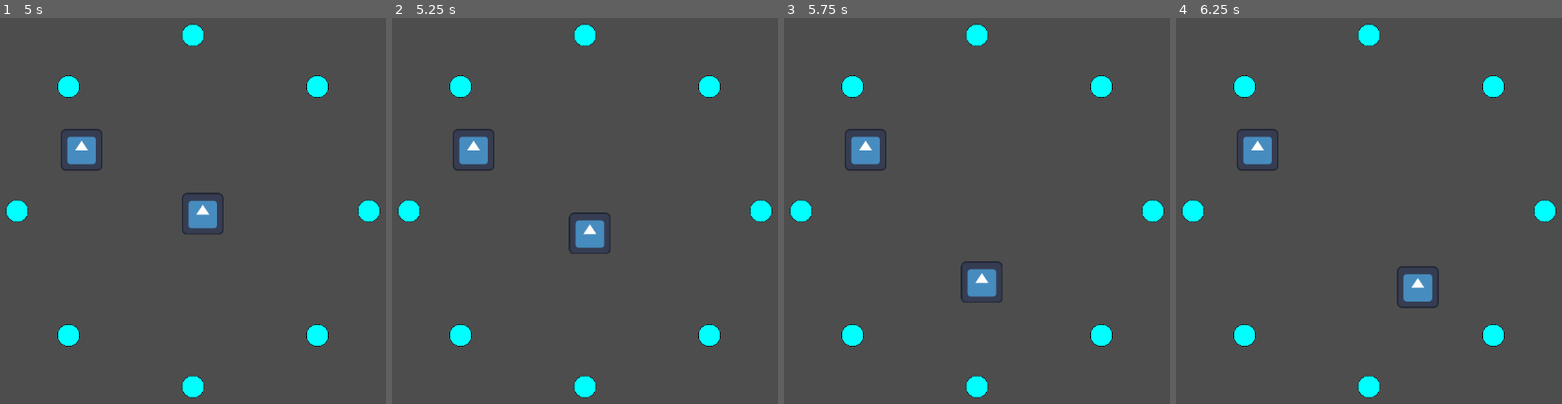
Above: before the commit, frames 1-4 (left to right).
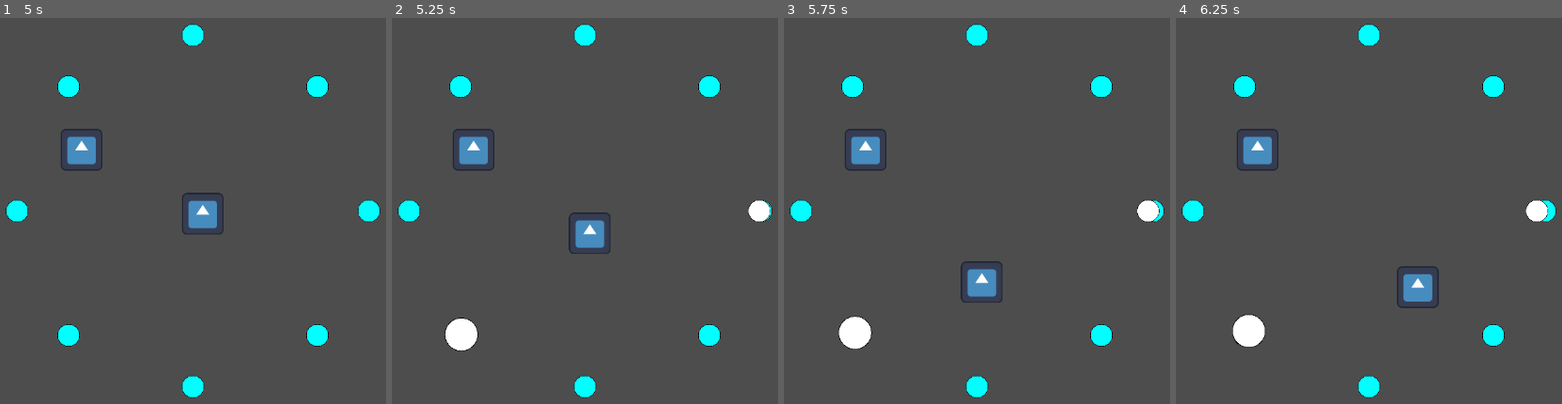
Above: after the commit, the same moments.

Repository: DarkerQueenSara/wave-defense
Game: Godot game, scene res://scenes/main_scene.tscn
Two runs of this game, one before a commit and one after it. Both use one fixed random seed, a clock stepped at 60 frames per second and the inputs below. The engine's default icon, where the game draws it, is replaced by a stand-in: a white triangle on a blue panel in a dark square.
Inputs:
- Up to frame 1 (5 s): tap Enter at 0.5 s; hold Right (right) 0.53-1.28 s; tap Space (build) every 0.75 s from 0.6 to 4.35 s; hold Down (down) 1.28-2.03 s; hold Right (right) 2.03-2.78 s; hold Up (up) 2.78-3.53 s; hold A (left) from 3.53 s (still down)
- Up to frame 2 (5.25 s): release A (left) at 5.03 s; hold Down (down) from 5.03 s (still down); tap Space (build) at 5.1 s
- Up to frame 3 (5.75 s): keep holding Down (down)
- Up to frame 4 (6.25 s): release Down (down) at 5.78 s; hold Right (right) from 5.78 s (still down); tap Space (build) at 5.85 s

Frame 1 is identical in both runs. In frame 2, 0.9% of the frame differs, in the area x 13-99%, y 47-87%; in frame 3, 0.9%; in frame 4, 0.9%.

Commit message:
Merge branch 'master' of https://github.com/DarkerQueenSara/wave-defense

Diff:
--- a/scenes/main_scene.tscn
+++ b/scenes/main_scene.tscn
@@ -1,10 +1,13 @@
-[gd_scene load_steps=6 format=3 uid="uid://cnv7cm5518vrg"]
+[gd_scene load_steps=9 format=3 uid="uid://cnv7cm5518vrg"]
 
 [ext_resource type="Script" path="res://scripts/spawn_point_holder.gd" id="1_a83y2"]
 [ext_resource type="Texture2D" uid="uid://ij0awmc3l22c" path="res://sprites/800px-Circle_-_black_simple.svg.png" id="1_wl7kx"]
-[ext_resource type="PackedScene" uid="uid://jwab5ak57jqk" path="res://scenes/dummy_enemy.tscn" id="2_smxux"]
-[ext_resource type="PackedScene" uid="uid://brdjr7mn07rd" path="res://scenes/player.tscn" id="4_uuxnm"]
-[ext_resource type="PackedScene" uid="uid://0mov2oufl77v" path="res://scenes/resource.tscn" id="5_vbinm"]
+[ext_resource type="PackedScene" uid="uid://bcdknyqdtg00g" path="res://scenes/normal_enemy.tscn" id="2_ypghi"]
+[ext_resource type="PackedScene" uid="uid://qp5t131wopr4" path="res://scenes/fast_enemy.tscn" id="3_6ibv2"]
+[ext_resource type="PackedScene" uid="uid://dy5ntwxdt68ld" path="res://scenes/slow_enemy.tscn" id="4_6klbo"]
+[ext_resource type="PackedScene" path="res://scenes/player.tscn" id="4_uuxnm"]
+[ext_resource type="PackedScene" uid="uid://nof136r48xpt" path="res://scenes/wave.tscn" id="5_pfcyh"]
+[ext_resource type="PackedScene" path="res://scenes/resource.tscn" id="5_vbinm"]
 
 [node name="MainScene" type="Node2D"]
 
@@ -14,6 +17,12 @@
 
 [node name="WaveTimer" type="Timer" parent="."]
 wait_time = 30.0
+[node name="EnemyWaveTimer" type="Timer" parent="."]
+wait_time = 5.0
+autostart = true
+
+[node name="WaterWaveTimer" type="Timer" parent="."]
+wait_time = 10.0
 autostart = true
 
 [node name="CenterIsland" type="Node2D" parent="."]
@@ -22,8 +31,9 @@
 script = ExtResource("1_a83y2")
 startingEnemies = 2
 enemyGrowthFactor = 0.5
-enemyArray = Array[PackedScene]([ExtResource("2_smxux"), ExtResource("2_smxux"), ExtResource("2_smxux"), ExtResource("2_smxux")])
+enemyArray = Array[PackedScene]([ExtResource("2_ypghi"), ExtResource("3_6ibv2"), ExtResource("4_6klbo")])
 spawnPoints = [NodePath("SpawnPoint1"), NodePath("SpawnPoint2"), NodePath("SpawnPoint3"), NodePath("SpawnPoint4"), NodePath("SpawnPoint5"), NodePath("SpawnPoint6"), NodePath("SpawnPoint7"), NodePath("SpawnPoint8")]
+wavePrefab = ExtResource("5_pfcyh")
 
 [node name="SpawnPoint1" type="Node2D" parent="SpawnPointHolder"]
 position = Vector2(0, 540)
@@ -96,4 +106,7 @@
 [node name="Player" parent="." instance=ExtResource("4_uuxnm")]
 position = Vector2(15, 9)
 
-[connection signal="timeout" from="WaveTimer" to="SpawnPointHolder" method="_on_wave_timer_timeout"]
+[node name="WaveSpawner" type="Node2D" parent="."]
+
+[connection signal="timeout" from="EnemyWaveTimer" to="SpawnPointHolder" method="_on_wave_timer_timeout"]
+[connection signal="timeout" from="WaterWaveTimer" to="SpawnPointHolder" method="_on_water_wave_timer_timeout"]
--- /dev/null
+++ b/scenes/wave.tscn
@@ -0,0 +1,25 @@
+[gd_scene load_steps=3 format=3 uid="uid://nof136r48xpt"]
+
+[ext_resource type="Script" path="res://scripts/wave.gd" id="1_smb2j"]
+
+[sub_resource type="RectangleShape2D" id="RectangleShape2D_at3hg"]
+
+[node name="Wave" type="Node2D"]
+script = ExtResource("1_smb2j")
+
+[node name="Sprite2D" type="Sprite2D" parent="."]
+
+[node name="Area2D" type="Area2D" parent="."]
+
+[node name="CollisionShape2D" type="CollisionShape2D" parent="Area2D"]
+scale = Vector2(20, 2)
+shape = SubResource("RectangleShape2D_at3hg")
+
+[node name="DeathTimer" type="Timer" parent="."]
+wait_time = 30.0
+one_shot = true
+autostart = true
+
+[connection signal="body_entered" from="Area2D" to="." method="_on_area_2d_body_entered"]
+[connection signal="body_exited" from="Area2D" to="." method="_on_area_2d_body_exited"]
+[connection signal="timeout" from="DeathTimer" to="." method="_on_death_timer_timeout"]
--- a/scripts/spawn_point_holder.gd
+++ b/scripts/spawn_point_holder.gd
@@ -4,6 +4,9 @@
 @export var enemyGrowthFactor: float;
 @export var enemyArray: Array[PackedScene];
 @export var spawnPoints: Array[Node2D];
+@export var wavePrefab: PackedScene;
+
+@export var playAreaRadius: int = 540;
 
 var currentEnemies: int;
 var currentWave: int = 0;
@@ -34,3 +37,17 @@
 		spawnedEnemy.global_position = spawnPoints[index].global_position;
 		spawnedEnemy.look_at(Vector2(0, 0));
 		spawnedEnemy.spawnPointPos = spawnPoints[index].global_position;
+
+
+
+func _random_inside_unit_circle() -> Vector2:
+	var theta : float = rng.randf() * 2 * PI
+	return Vector2(cos(theta), sin(theta)) * sqrt(rng.randf())
+
+func _on_water_wave_timer_timeout() -> void:
+	var spawnPoint = _random_inside_unit_circle() * playAreaRadius;
+	var directionPoint = _random_inside_unit_circle() * playAreaRadius;
+	var spawnedWave = wavePrefab.instantiate();
+	$"../WaveSpawner".add_child(spawnedWave);
+	spawnedWave.global_position = spawnPoint.global_position;
+	spawnedWave.look_at(directionPoint);
--- /dev/null
+++ b/scripts/wave.gd
@@ -0,0 +1,19 @@
+extends Node2D
+
+@export var scaleFactor: float = 1.5;
+@export var waveSpeed: float = 20;
+
+func _physics_process(delta):
+	position += transform.x * waveSpeed * delta;
+
+func _on_area_2d_body_entered(body: Node2D) -> void:
+	body.get_parent().get_node("Sprite2D").scale *= scaleFactor;
+	if body.is_in_group("enemies"):
+		body.get_parent().take_damage();
+
+func _on_area_2d_body_exited(body: Node2D) -> void:
+	body.get_parent().get_node("Sprite2D").scale /= scaleFactor;
+
+
+func _on_death_timer_timeout() -> void:
+	self.queue_free();
